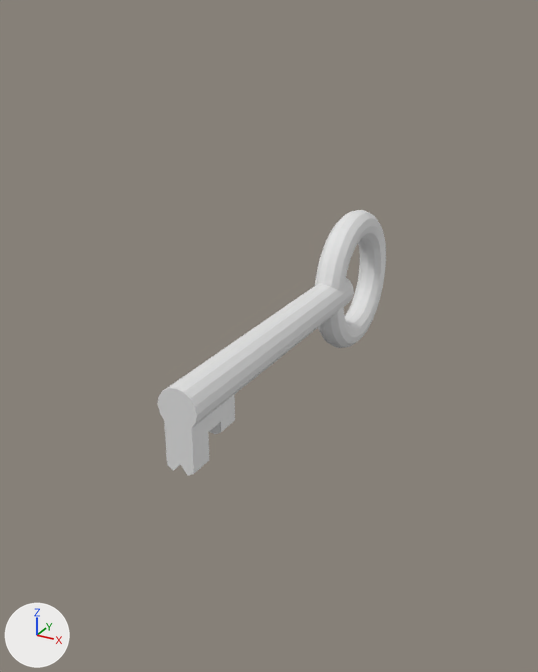
The Blender file Assets/Models/Pickups.blend as it was, and as the next commit left it.
The view is the same before and after, from a camera (50 mm lens) standing at (4.82, -9.35, 4.47) and looking at (-0.33, 0.02, -0.22). Arrows for +X, +Y and +Z are at lower left; the lights stay in place. The older version comes first.

Names of what the first picture shows: 'Key'.
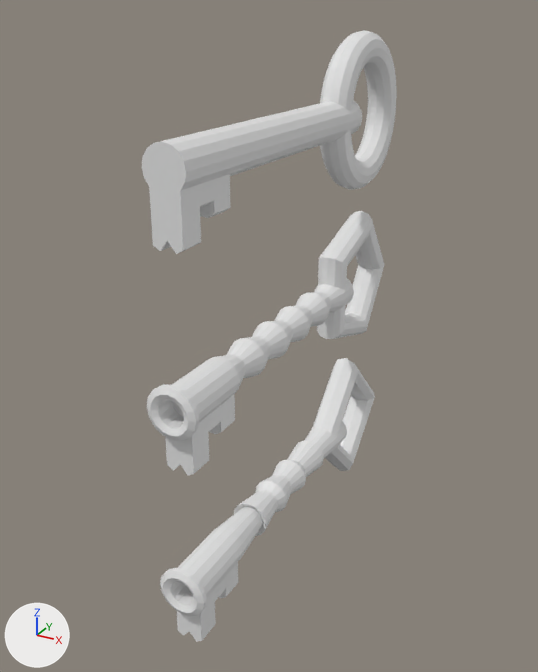
Changed parts and their boxes [x1, y1, x2, y2] in the pictures (538 x 672 px):
'Key', moved: before [158, 210, 386, 475]; after [142, 30, 397, 254]
'Key.001', added: after [147, 211, 385, 475]
'Key.002', added: after [160, 358, 375, 642]

Edits to the bpy script that builds the scene:
```text
Add me_cylinder_025:
    me_cylinder_025.from_pydata(...)  # 402 vertices, 388 faces; spans x -0.36..0.36, y -1.23..1.27, z -3.65..3.08
Add me_cylinder_024:
    me_cylinder_024.from_pydata(...)  # 430 vertices, 416 faces; spans x -0.36..0.36, y -1.18..1.19, z -3.69..3.08
Change ob_key:
    ob_key.location: (0.0, 0.0, 0.0) -> (0.0, 0.0, 2.9)
Add ob_key_002:
    ob_key_002 = bpy.data.objects.new('Key.002', me_cylinder_025)
    ob_key_002.location = (0.0, 0.0, -2.78)
    ob_key_002.rotation_euler = (1.571, 0.0, 0.0)  # degrees (90, 0, 0)
Add ob_key_001:
    ob_key_001 = bpy.data.objects.new('Key.001', me_cylinder_024)
    ob_key_001.location = (0.0, 0.0, 0.0)
    ob_key_001.rotation_euler = (1.571, 0.0, 0.0)  # degrees (90, 0, 0)
```
